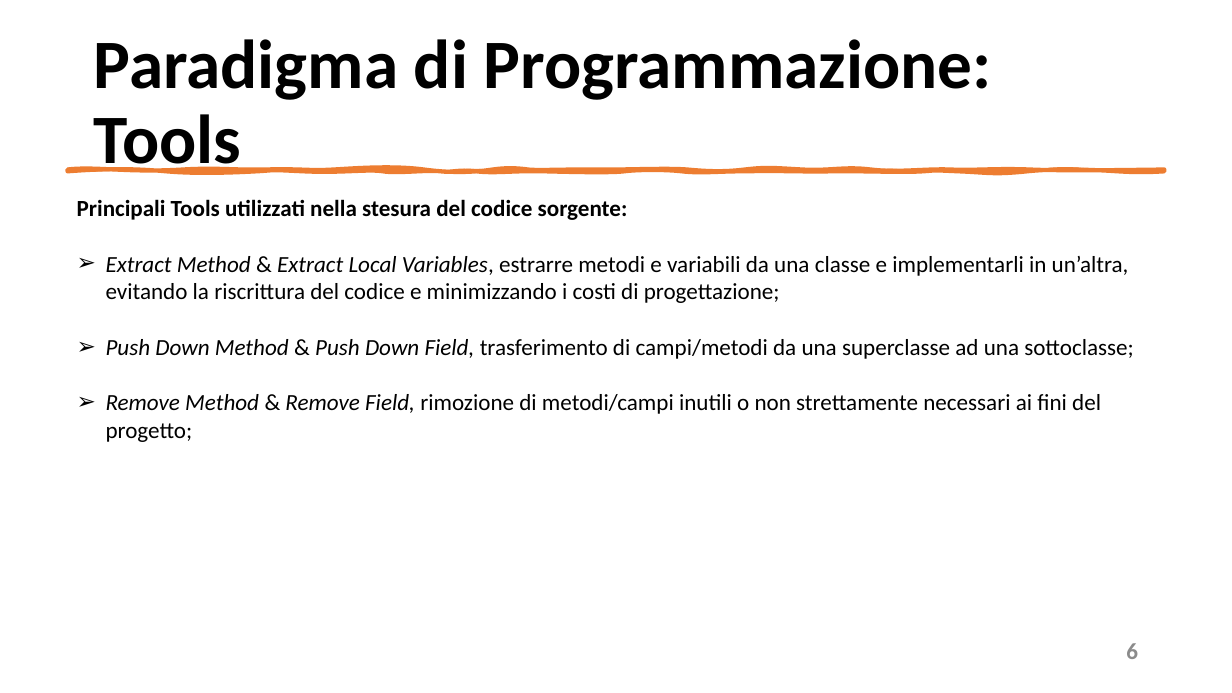
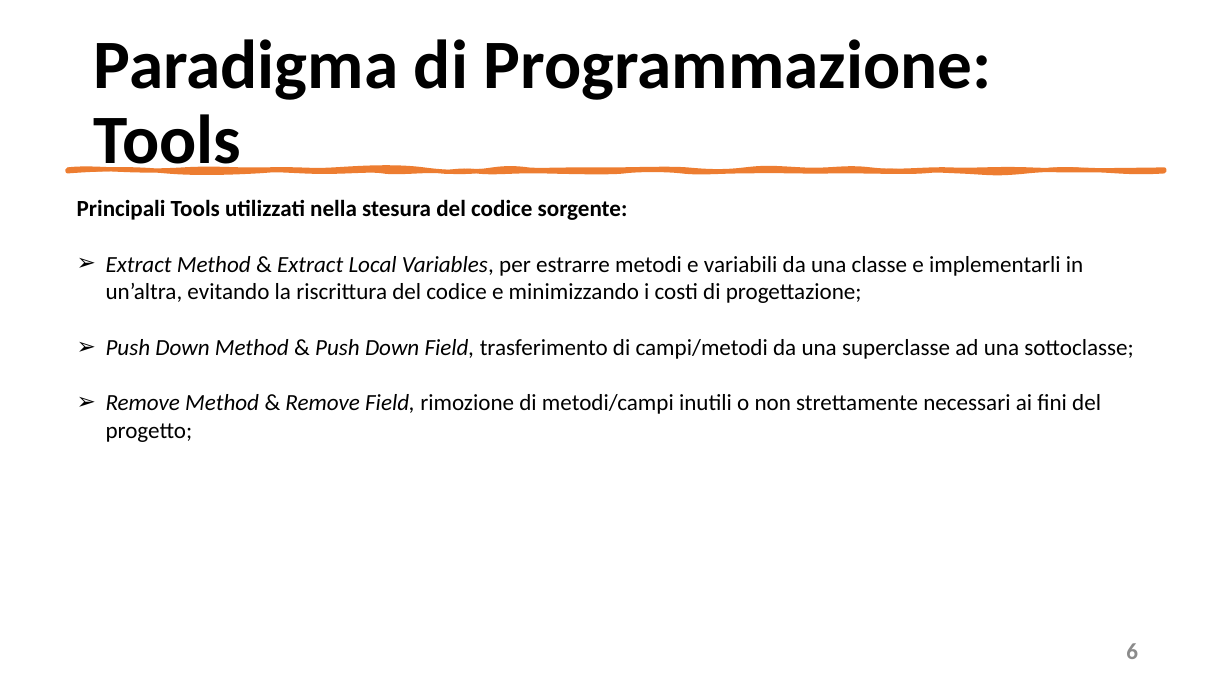
Before and after one commit to mangilimatteo/Progetto_Ingegneria_Software_Cattaneo_Mangili_Saini, a slide deck: slide 6 of Presentazione/Presentazione_Progetto.pptx. Drawn at 1232x693 pixels with LibreOffice and Linux fonts; fonts in the diff are those of the drawing. Boxes give left, top, right and bottom in pixels: in the first picture for what was removed or moved away, otherwise in the second. Text is boxed around its words. In the diff, an @@ line names an element or a change of style, - is before the commit and + after.

```diff
--- a/Presentazione/Presentazione_Progetto.pptx
+++ b/Presentazione/Presentazione_Progetto.pptx
@@ text at [106, 256, 1083, 303]: text changed @@
-➢ Extract Method & Extract Local Variables, estrarre metodi e variabili da una classe e implementarli in un’altra, evitando la riscrittura del codice e minimizzando i costi di progettazione;
+➢ Extract Method & Extract Local Variables, per estrarre metodi e variabili da una classe e implementarli in un’altra, evitando la riscrittura del codice e minimizzando i costi di progettazione;
```
Also in this commit, not shown: 11 other slides changed.
